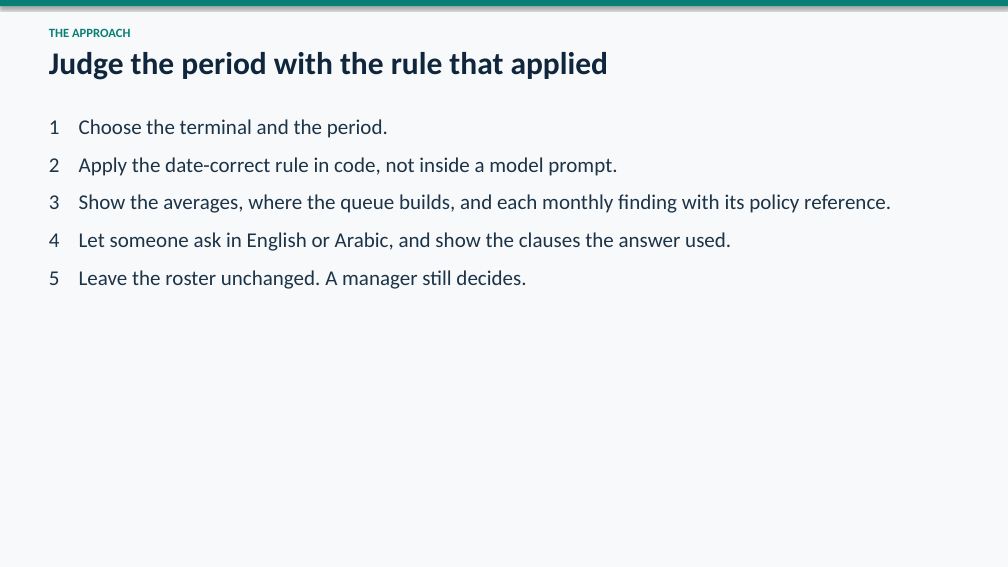
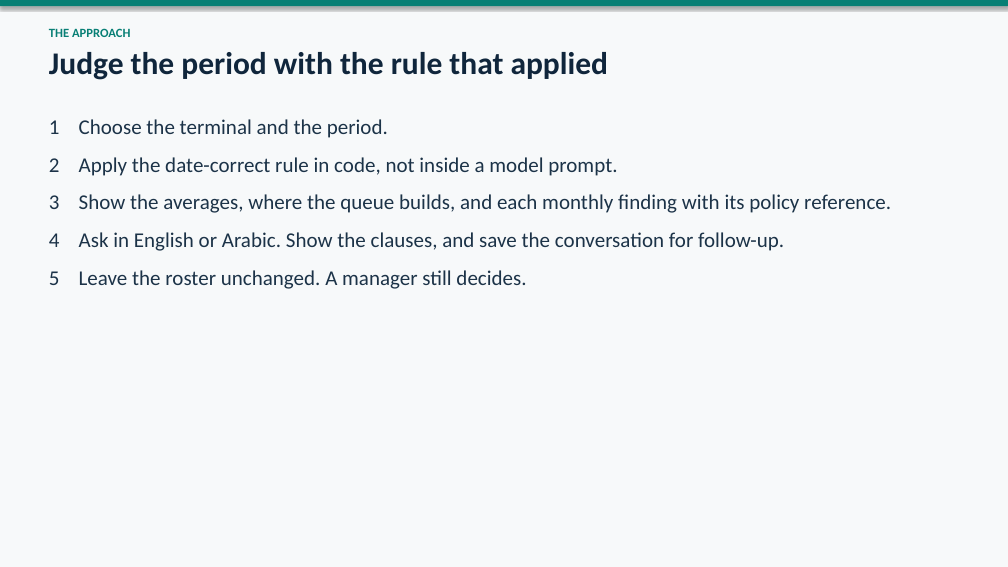
Before and after one commit to Mohammedaltaher/airport, a slide deck: slide 3 of DMA-queue-and-staffing.pptx. Drawn at 1008x567 pixels with LibreOffice and Linux fonts; fonts in the diff are those of the drawing. Boxes give left, top, right and bottom in pixels: in the first picture for what was removed or moved away, otherwise in the second. Text is boxed around its words. In the diff, an @@ line names an element or a change of style, - is before the commit and + after.

Commit message:
feat: Update presentation and slides with new content and enhancements
- Updated DMA-queue-and-staffing.pptx with new information.
- Added new slide image: 05-workspace.png to illustrate workspace functionality.
- Enhanced build_deck.py to improve chat functionality, including saving conversation history and displaying the new workspace slide.

```diff
--- a/DMA-queue-and-staffing.pptx
+++ b/DMA-queue-and-staffing.pptx
@@ text at (49,232,784,251): text changed @@
-4 Let someone ask in English or Arabic, and show the clauses the answer used.
+4 Ask in English or Arabic. Show the clauses, and save the conversation for follow-up.
```
Also in this commit, not shown: 3 other slides changed, 1 slide added, 6 other files.
